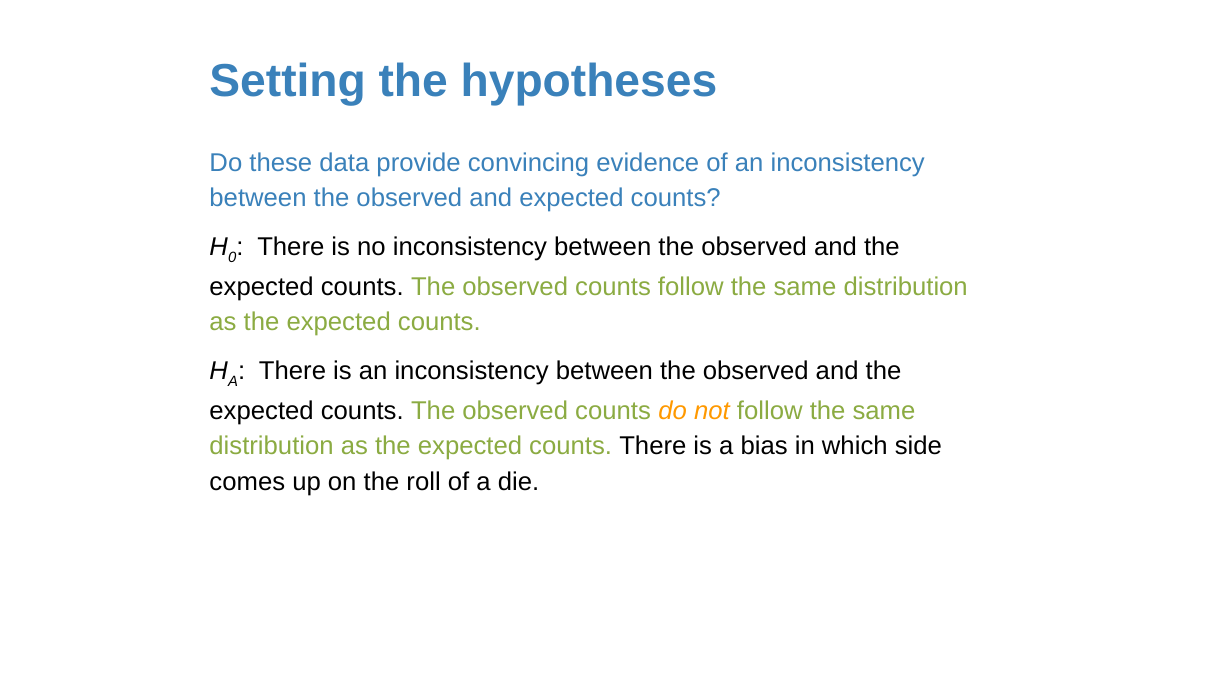
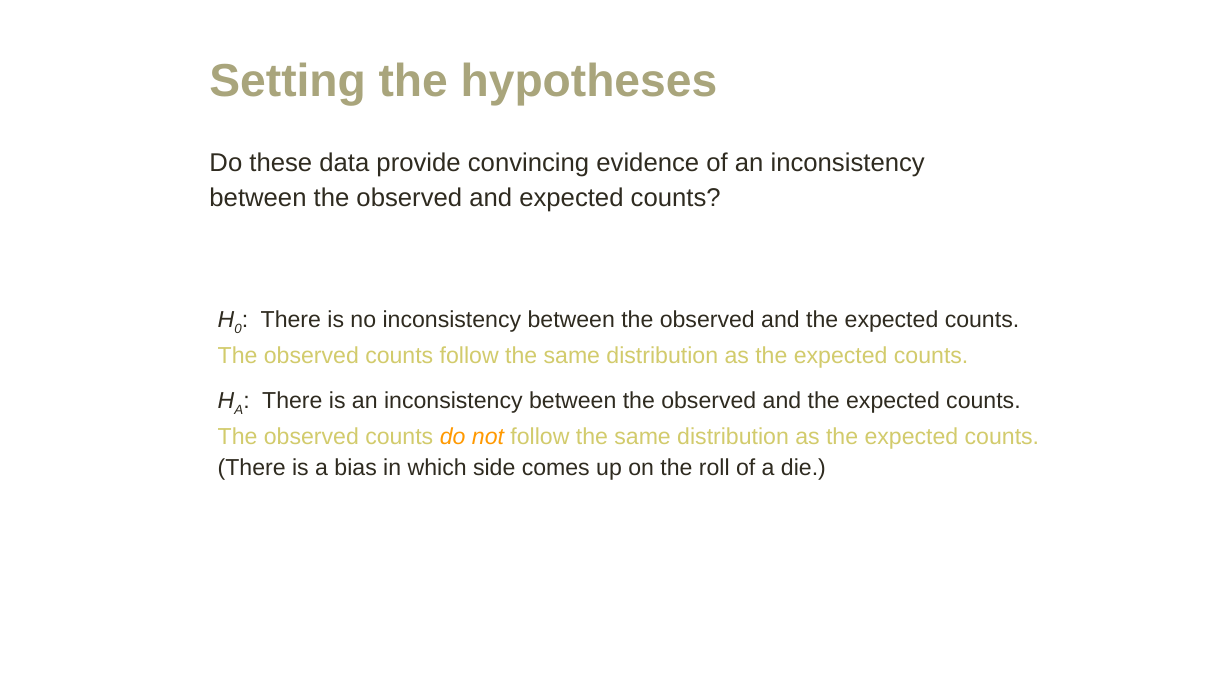
Before and after one commit to amosca01/MATH108-F23, a slide deck: slide 13 of slides/18-difference-many-proportions.pptx (slide 34 before the commit). Drawn at 1232x693 pixels with LibreOffice and Linux fonts; fonts in the diff are those of the drawing. Boxes give left, top, right and bottom in pixels: in the first picture for what was removed or moved away, otherwise in the second. Text is boxed around its words. In the diff, an @@ line names an element or a change of style, - is before the commit and + after.

```diff
--- a/slides/18-difference-many-proportions.pptx
+++ b/slides/18-difference-many-proportions.pptx
@@ title "Setting the hypotheses" at <box>209,62,718,106</box>: text colour #3A81BA to #A9A57C @@
@@ text at <box>209,152,925,212</box>: paragraph removed @@
-Do these data provide convincing evidence of an inconsistency between the observed and expected counts?
@@ text added at <box>209,152,925,212</box>, 20 pt, text #2F2B20 @@
+Do these data provide convincing evidence of an inconsistency between the observed and expected counts?
@@ text "H0: There is no inconsistency ...": place and size @@
-text "H0: There is no inconsistency ..." at <box>209,152,968,496</box>
+text "H0: There is no inconsistency ..." at <box>218,310,1039,480</box>
@@ text at <box>218,310,1019,368</box>: size 20 to 18 pt, text colour #000000 to #2F2B20 in "H0: There is no inconsistency between the ..."; text colour #8BAB42 to #D2CB6C in "The observed counts follow the same distribution ..." @@
@@ text at <box>218,391,1039,480</box>: text changed; size 20 to 18 pt; text colour #000000 to #2F2B20 @@
-HA: There is an inconsistency between the observed and the expected counts. The observed counts do not follow the same distribution as the expected counts. There is a bias in which side comes up on the roll of a die.
+HA: There is an inconsistency between the observed and the expected counts. The observed counts do not follow the same distribution as the expected counts. (There is a bias in which side comes up on the roll of a die.)
```
Also in this commit, not shown: 65 other slides changed, 13 slides added, 39 slides removed, 6 other files.
